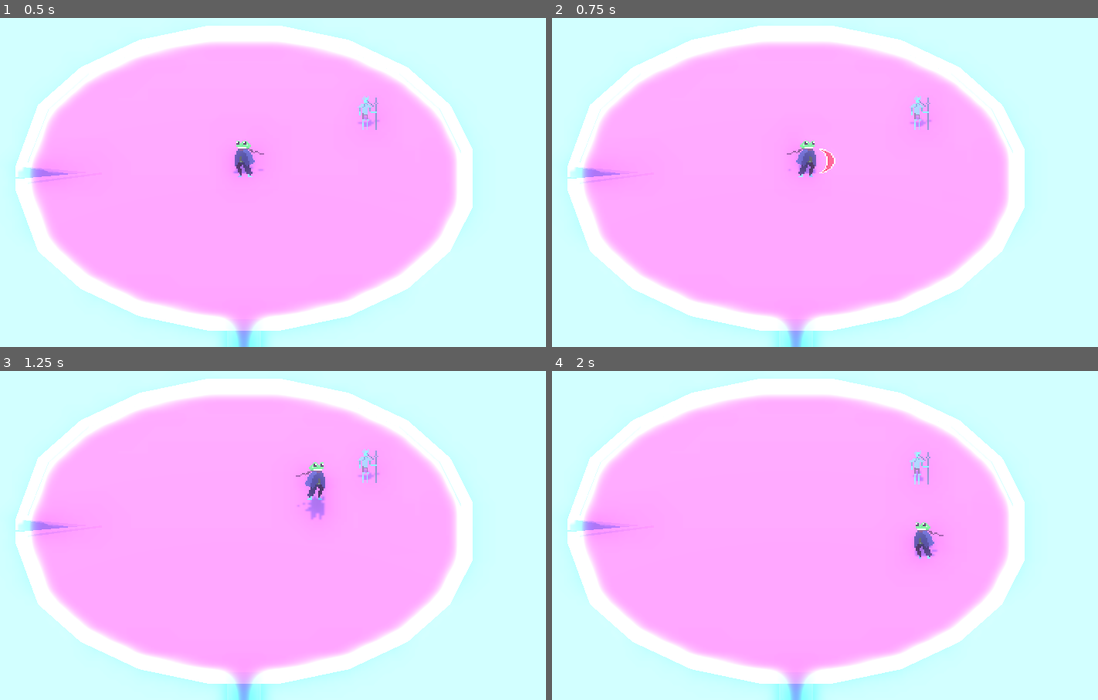
Above: before the commit, frames 1-4 (two rows, left to right).
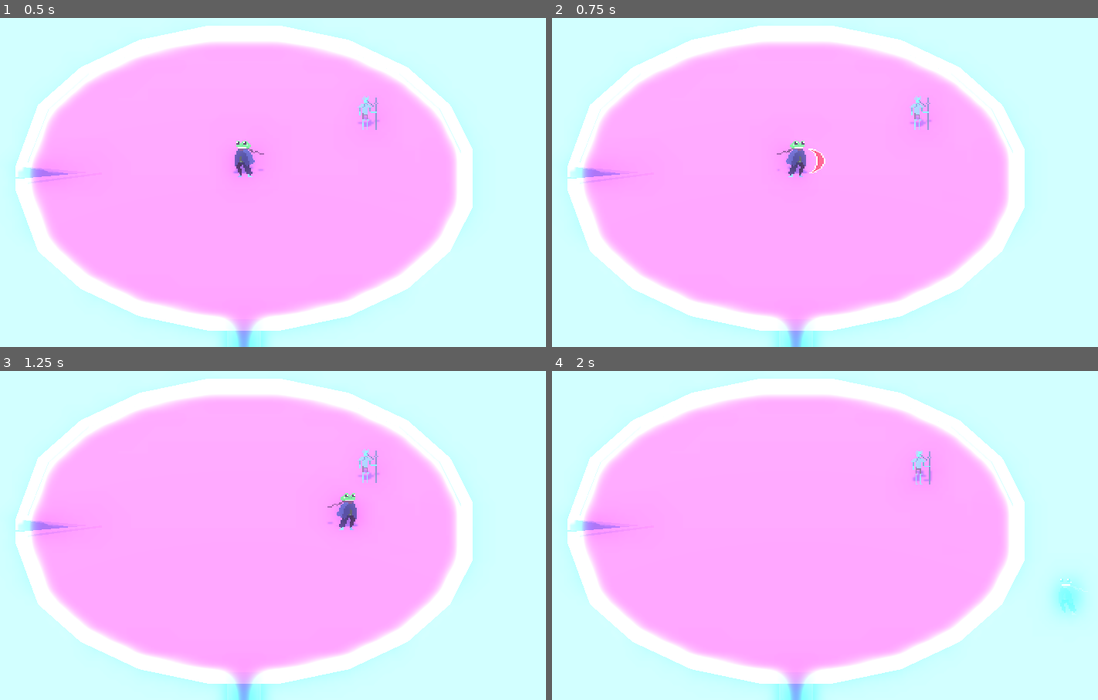
Above: after the commit, the same moments.

Repository: Brainthread/FrogGame
Game: Godot game, scene res://scenes/test.tscn
Same seed, same stepped clock (60 frames per second), same inputs: the game is played once before the commit and once after it. The engine's default icon, where the game draws it, is replaced by a stand-in: a white triangle on a blue panel in a dark square.
Inputs (mouse positions are in pixels of both pictures, inside the frame that each line leads up to):
- Up to frame 1 (0.5 s): no input
- Up to frame 2 (0.75 s): move the mouse to (934, 156) at 0.52 s; hold D (right) from 0.53 s (still down); click (934, 156) at 0.6 s
- Up to frame 3 (1.25 s): keep holding D (right); tap Space (jump) at 0.77, 1.07 s; right-click (382, 509) at 0.8 s
- Up to frame 4 (2 s): move the mouse to (672, 545) at 1.27 s; release D (right) at 1.28 s; hold S (down) from 1.28 s (still down); right-click (672, 545) at 1.35 s; tap Space (jump) at 1.52, 1.55, 1.82 s

Frame 1 is identical in both runs. In frame 2, 0.7% of the frame differs, in the area x 41-52%, y 37-49%; in frame 3, 0.8%; in frame 4, 1.1%, in the area x 65-98%, y 24-75%.

Commit message:
Fix forces

Diff:
--- a/scenes/character_physics_body.gd
+++ /dev/null
@@ -1,7 +0,0 @@
-extends CharacterBody3D
-class_name CharacterPhysicsBody3D
-
-@export var mass:float = 1
-
-func add_velocity(value:Vector3) -> void:
-	velocity += value / mass
--- a/scenes/test.tscn
+++ b/scenes/test.tscn
@@ -1,27 +1,28 @@
-[gd_scene load_steps=34 format=3 uid="uid://cp56kp11t4ngg"]
+[gd_scene load_steps=35 format=3 uid="uid://cp56kp11t4ngg"]
 
 [ext_resource type="Texture2D" uid="uid://chxbdgiwpr16x" path="res://sprite/Pondtus.png" id="1_at5dv"]
 [ext_resource type="Script" uid="uid://nspaq3db88q3" path="res://scripts/statemachines/player/FrogStateMachine.gd" id="2_jcd4p"]
 [ext_resource type="Script" uid="uid://begne7xovp0ms" path="res://scripts/statemachines/player/states/PlayerGroundState.gd" id="3_uacia"]
-[ext_resource type="Script" uid="uid://w3oxfr1xotrg" path="res://scenes/tongue_attack_state.gd" id="4_7yos8"]
+[ext_resource type="Script" uid="uid://w3oxfr1xotrg" path="res://scripts/tongue_attack_state.gd" id="4_7yos8"]
 [ext_resource type="Script" uid="uid://b27hyhwdgjwjk" path="res://scripts/statemachines/player/states/PlayerGroundAttackState.gd" id="4_yk7ts"]
 [ext_resource type="Script" uid="uid://bbfpwggwbsg57" path="res://scripts/statemachines/player/states/PlayerJumpState.gd" id="5_ajshl"]
-[ext_resource type="Script" uid="uid://bujy08xidy0g7" path="res://scenes/death_manager.gd" id="6_44saj"]
+[ext_resource type="Script" uid="uid://bujy08xidy0g7" path="res://scripts/death_manager.gd" id="6_44saj"]
 [ext_resource type="Script" uid="uid://b2ifomelrlmfr" path="res://scripts/statemachines/player/states/PlayerAirborneState.gd" id="6_ghpyy"]
-[ext_resource type="Script" uid="uid://1rqaiis71irb" path="res://scenes/health_manager.gd" id="7_7mbro"]
+[ext_resource type="Script" uid="uid://1rqaiis71irb" path="res://scripts/health_manager.gd" id="7_7mbro"]
 [ext_resource type="PackedScene" uid="uid://bg1owrrruuh0w" path="res://scenes/lily_pad.tscn" id="7_44saj"]
 [ext_resource type="Texture2D" uid="uid://ditgtgoaurqhl" path="res://sprite/Slash.png" id="7_jcd4p"]
 [ext_resource type="Script" uid="uid://c7g7jvcrqudgm" path="res://scripts/Hitbox.gd" id="7_uacia"]
 [ext_resource type="Texture2D" uid="uid://cl0vaiy8nesdh" path="res://sprite/MosquitoKnight.png" id="9_ghpyy"]
-[ext_resource type="Script" uid="uid://c4mpe0vm2olow" path="res://scenes/tongue_attack_handler.gd" id="10_xrtyr"]
+[ext_resource type="Script" uid="uid://c4mpe0vm2olow" path="res://scripts/tongue_attack_handler.gd" id="10_xrtyr"]
 [ext_resource type="Texture2D" uid="uid://bf5ar4mkltuns" path="res://icon.svg" id="11_daiq8"]
-[ext_resource type="Script" uid="uid://b03jolxit32hw" path="res://scenes/damage_manager.gd" id="12_7mbro"]
-[ext_resource type="Script" uid="uid://bf450ln32ku7q" path="res://scenes/simple_huntstate.gd" id="14_ff6ho"]
-[ext_resource type="Script" uid="uid://yfk7mr61a5eo" path="res://scenes/character_physics_body.gd" id="14_si7kk"]
+[ext_resource type="Script" uid="uid://b03jolxit32hw" path="res://scripts/damage_manager.gd" id="12_7mbro"]
+[ext_resource type="Script" uid="uid://bf450ln32ku7q" path="res://scripts/simple_huntstate.gd" id="14_ff6ho"]
+[ext_resource type="Script" uid="uid://yfk7mr61a5eo" path="res://scripts/character_physics_body.gd" id="14_si7kk"]
 [ext_resource type="Script" uid="uid://b7n7c2ns6dass" path="res://scripts/imports/FiniteStateMachine.gd" id="15_5jxlq"]
-[ext_resource type="Script" uid="uid://bgtk8eoxqk1wt" path="res://scenes/Draggable.gd" id="16_c6rvn"]
+[ext_resource type="Script" uid="uid://bgtk8eoxqk1wt" path="res://scripts/Draggable.gd" id="16_c6rvn"]
 [ext_resource type="Script" uid="uid://bi5fwt04sq1jq" path="res://scripts/Hurtbox_draggable.gd" id="16_daiq8"]
-[ext_resource type="Script" uid="uid://miugg8jpe2ku" path="res://scenes/effect_manager.gd" id="17_pn65j"]
+[ext_resource type="Script" uid="uid://miugg8jpe2ku" path="res://scripts/effect_manager.gd" id="17_pn65j"]
+[ext_resource type="Script" uid="uid://tp7u7qxjy8l5" path="res://scripts/knockback_manager.gd" id="18_pn65j"]
 
 [sub_resource type="CapsuleShape3D" id="CapsuleShape3D_ppyta"]
 radius = 0.40527344
@@ -34,6 +35,8 @@
 [sub_resource type="BoxShape3D" id="BoxShape3D_uacia"]
 size = Vector3(0.9463806, 1, 1)
 
+[sub_resource type="BoxShape3D" id="BoxShape3D_ajshl"]
+
 [sub_resource type="BoxShape3D" id="BoxShape3D_c6rvn"]
 size = Vector3(0.8670654, 1, 1)
 
@@ -45,8 +48,6 @@
 
 [sub_resource type="SphereShape3D" id="SphereShape3D_ppyta"]
 radius = 0.264354
-
-[sub_resource type="BoxShape3D" id="BoxShape3D_ajshl"]
 
 [sub_resource type="Environment" id="Environment_g14j6"]
 ambient_light_color = Color(0.30311, 0.608761, 0.511145, 1)
@@ -78,6 +79,7 @@
 [node name="Character" type="CharacterBody3D" parent="."]
 transform = Transform3D(1, 0, 0, 0, 1, 0, 0, 0, 1, 0, 4.12482, 0)
 collision_layer = 4
+script = ExtResource("14_si7kk")
 
 [node name="CollisionShape3D" type="CollisionShape3D" parent="Character"]
 transform = Transform3D(1, 0, 0, 0, 1, 0, 0, 0, 1, 0, 0.03362894, 0)
@@ -96,12 +98,14 @@
 
 [node name="Grounded" type="Node3D" parent="Character/Systems/StateMachine" node_paths=PackedStringArray("jump_state", "airborne_state", "ground_attack_state")]
 script = ExtResource("3_uacia")
+acceleration = 30.0
+deceleration = 30.0
 g = -19.64
 jump_state = NodePath("../Jump")
 airborne_state = NodePath("../Airborne")
 ground_attack_state = NodePath("../GroundAttack")
 
-[node name="GroundAttack" type="Node3D" parent="Character/Systems/StateMachine" node_paths=PackedStringArray("slash_hitbox", "slash_fx", "jump_state", "airborne_state", "ground_state")]
+[node name="GroundAttack" type="Node3D" parent="Character/Systems/StateMachine" node_paths=PackedStringArray("slash_hitbox", "slash_fx", "jump_state", "airborne_state", "ground_state", "effect_manager")]
 script = ExtResource("4_yk7ts")
 slice_movement_force = 9.0
 attack_time = 0.2
@@ -112,6 +116,9 @@
 jump_state = NodePath("../Jump")
 airborne_state = NodePath("../Airborne")
 ground_state = NodePath("../Grounded")
+effect_manager = NodePath("../../EffectManager")
+deceleration = 30.0
+attack_knockback_force = 8
 
 [node name="TongueAttackHeavy" type="Node3D" parent="Character/Systems/StateMachine" node_paths=PackedStringArray("jump_state", "airborne_state", "ground_state", "tongue_attack_manager", "body")]
 script = ExtResource("4_7yos8")
@@ -138,6 +145,12 @@
 health = 100.0
 max_health = 100.0
 
+[node name="EffectManager" type="Node3D" parent="Character/Systems" node_paths=PackedStringArray("body", "hurtbox")]
+script = ExtResource("17_pn65j")
+body = NodePath("../..")
+hurtbox = NodePath("../HitAndHurt/Hurtbox/Hurtbox")
+metadata/_custom_type_script = "uid://miugg8jpe2ku"
+
 [node name="HitAndHurt" type="Node3D" parent="Character/Systems"]
 
 [node name="Hitboxes" type="Node3D" parent="Character/Systems/HitAndHurt"]
@@ -152,6 +165,16 @@
 shape = SubResource("BoxShape3D_uacia")
 
 [node name="Hurtbox" type="Node3D" parent="Character/Systems/HitAndHurt"]
+
+[node name="Hurtbox" type="Area3D" parent="Character/Systems/HitAndHurt/Hurtbox"]
+collision_layer = 4
+collision_mask = 4
+script = ExtResource("16_daiq8")
+is_heavy = true
+metadata/_custom_type_script = "uid://bi5fwt04sq1jq"
+
+[node name="CollisionShape3D" type="CollisionShape3D" parent="Character/Systems/HitAndHurt/Hurtbox/Hurtbox"]
+shape = SubResource("BoxShape3D_ajshl")
 
 [node name="SpecialHandler" type="Node3D" parent="Character/Systems"]
 
@@ -254,6 +277,10 @@
 script = ExtResource("17_pn65j")
 body = NodePath("../..")
 hurtbox = NodePath("../HitAndHurt/Hurtbox")
+
+[node name="KnockbackManager" type="Node3D" parent="Mosquitoknight/Systems/EffectManager" node_paths=PackedStringArray("body")]
+script = ExtResource("18_pn65j")
+body = NodePath("../../..")
 
 [node name="DragabilityManager" type="Node3D" parent="Mosquitoknight/Systems" node_paths=PackedStringArray("body", "hurtbox")]
 script = ExtResource("16_c6rvn")
--- /dev/null
+++ b/scripts/character_physics_body.gd
@@ -0,0 +1,11 @@
+extends CharacterBody3D
+class_name CharacterPhysicsBody3D
+
+@export var mass:float = 1
+
+func add_force(force:Vector3) -> void:
+	velocity += force / mass
+
+func set_only_force(force:Vector3) -> void:
+	velocity = Vector3.ZERO
+	velocity += force / mass
--- a/scenes/effect_manager.gd
+++ b/scripts/effect_manager.gd
@@ -3,6 +3,8 @@
 
 @export var body:CharacterPhysicsBody3D
 @export var hurtbox:Hurtbox
+
+signal took_knockback(force:Vector3)
 
 func _ready() -> void:
 	hurtbox.received_effects.connect(_handle_effects)
@@ -11,9 +13,5 @@
 	for effect in effects:
 		match effect:
 			"knockback":
-				_apply_knockback(effects[effect])
+				took_knockback.emit(effects[effect])
 				pass
-
-func _apply_knockback(velocity:Vector3) -> void:
-	body.add_velocity(velocity)
-	print("knockback applied")
--- /dev/null
+++ b/scripts/knockback_manager.gd
@@ -0,0 +1,11 @@
+extends Node3D
+class_name KnockbackHandler
+
+@export var body:CharacterPhysicsBody3D
+
+func _ready() -> void:
+	get_parent().took_knockback.connect(on_take_knockback)
+
+func on_take_knockback (force:Vector3) -> void:
+	body.add_force(force)
+	print("knockback applied")
--- a/scripts/statemachines/player/states/PlayerGroundAttackState.gd
+++ b/scripts/statemachines/player/states/PlayerGroundAttackState.gd
@@ -2,7 +2,7 @@
 class_name PlayerGroundAttackState
 
 @export var attack_substates = null
-@export var slice_movement_force:float = 5
+@export var slice_movement_force:float = 4
 @export var attack_time:float = 0.5
 @export var attack_windup_time:float = 0.2
 @export var knockback_amount:float = 5.0
@@ -17,6 +17,11 @@
 @export var jump_state:PlayerJumpState
 @export var airborne_state:PlayerAirborneState
 @export var ground_state:PlayerGroundState
+@export var effect_manager:EffectManager
+@export var deceleration:float = 10
+
+var can_take_attack_knockback = true
+@export var attack_knockback_force = 5
 
 func _initialize_state(state_machine_node:FiniteStateMachine, root_node:Node):
 	state_machine = state_machine_node
@@ -31,11 +36,11 @@
 	attack_timer = 0
 	wind_up = false
 	attack_windup_timer = 0
+	can_take_attack_knockback = true
 	super._enter_state()
 
 func _start_attack():
-	root.velocity = Vector3.ZERO
-	root.move_and_slide()
+	root.add_force(attack_direction*slice_movement_force)
 	start_registering_hits()
 	slash_fx.visible = true;
 
@@ -47,17 +52,12 @@
 func _state_update(_delta: float):
 	root.move_and_slide()
 	attack_windup_timer += _delta
+	root.velocity = root.velocity.move_toward(Vector3.ZERO, _delta*deceleration)
 	if attack_windup_timer < attack_windup_time:
-		var velz = root.velocity;
-		velz *= 1-0.2*_delta;
-		root.velocity = velz;
 		return
 	if not wind_up:
 		wind_up = true
 		_start_attack()
-	var vel = Vector3.ZERO
-	vel = slice_movement_curve.sample(attack_timer/attack_time) * attack_direction * slice_movement_force
-	root.velocity = vel
 	attack_timer += _delta
 	if attack_timer >= attack_time:
 		attack_timer = 0
@@ -70,6 +70,8 @@
 	var hurtbox = object
 	if hurtbox is Hurtbox and hurtbox.verify_hit():
 		apply_damage(hurtbox)
+		if can_take_attack_knockback:
+			root.set_only_force(attack_knockback_force*-attack_direction)
 
 func apply_damage(hurtbox:Hurtbox):
 	print("hit: " + hurtbox.name)
--- a/scripts/statemachines/player/states/PlayerGroundState.gd
+++ b/scripts/statemachines/player/states/PlayerGroundState.gd
@@ -31,21 +31,13 @@
 	if Input.is_action_pressed("jump"):
 		jump_timer += _delta
 	if Input.is_action_just_released("jump"):
-		state_machine._change_state(jump_state)
+		#state_machine._change_state(jump_state)
+		root.add_force(Vector3.RIGHT*10)
 	if Input.is_action_just_pressed("attack"):
 		state_machine._change_state(ground_attack_state)
 	if not state_machine._is_grounded():
 		state_machine._change_state(airborne_state)
 
-	var input_vector = Vector3(-InputReader.movement_vector.x, 0, InputReader.movement_vector.y).normalized()
-	var horizontal_velocity = root.velocity
-	horizontal_velocity.y = 0
-	horizontal_velocity = lerp(horizontal_velocity, input_vector * movement_speed, _delta * acceleration)
-	var new_velocity = horizontal_velocity
-	new_velocity.y = root.velocity.y + g * _delta
-
-	root.velocity = new_velocity
-	root.move_and_slide()
 
 	var mouse_vector = InputReader._get_mouse_object_offset(root).normalized()
 	var renderer = state_machine.renderer
@@ -55,5 +47,25 @@
 		renderer.flip_h = true
 
 
+func calculate_new_velocity(target_velocity:Vector3, current_velocity:Vector3, delta:float) -> Vector3:
+	var new_velocity:Vector3 = current_velocity
+	var dot:float = target_velocity.dot(current_velocity)
+	if dot >= 0:
+		new_velocity = new_velocity.move_toward(target_velocity, delta*acceleration)
+	else:
+		new_velocity = new_velocity.move_toward(target_velocity, delta*deceleration)
+	return new_velocity
+
+
+
 func _state_physics_update(_delta: float):
-	pass
+	var input_vector = Vector3(-InputReader.movement_vector.x, 0, InputReader.movement_vector.y).normalized()
+	var target_velocity = root.velocity
+	target_velocity.y = 0
+	target_velocity = input_vector * movement_speed
+	target_velocity.z /= sin(deg_to_rad(60))
+
+	var new_velocity = calculate_new_velocity(target_velocity, root.velocity, _delta)
+	new_velocity.y = root.velocity.y + g * _delta
+	root.velocity = new_velocity
+	root.move_and_slide()
Renamed: scenes/Draggable.gd -> scripts/Draggable.gd
Renamed: scenes/Draggable.gd.uid -> scripts/Draggable.gd.uid
Renamed: scenes/HealthManager.gd -> scripts/HealthManager.gd
Renamed: scenes/HealthManager.gd.uid -> scripts/HealthManager.gd.uid
Renamed: scenes/character_physics_body.gd.uid -> scripts/character_physics_body.gd.uid
Renamed: scenes/damage_manager.gd -> scripts/damage_manager.gd
Renamed: scenes/damage_manager.gd.uid -> scripts/damage_manager.gd.uid
Renamed: scenes/death_manager.gd -> scripts/death_manager.gd
Renamed: scenes/death_manager.gd.uid -> scripts/death_manager.gd.uid
Renamed: scenes/effect_manager.gd.uid -> scripts/effect_manager.gd.uid
Renamed: scenes/health_manager.gd -> scripts/health_manager.gd
Renamed: scenes/health_manager.gd.uid -> scripts/health_manager.gd.uid
(and 7 more such lines)
